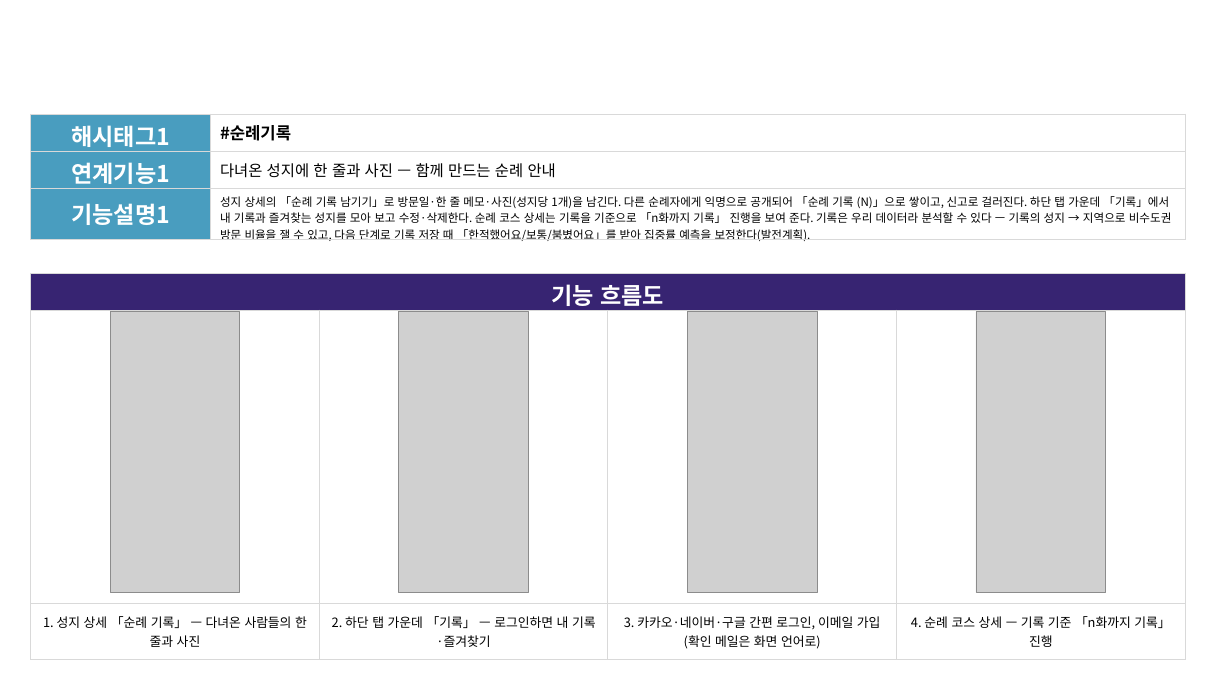
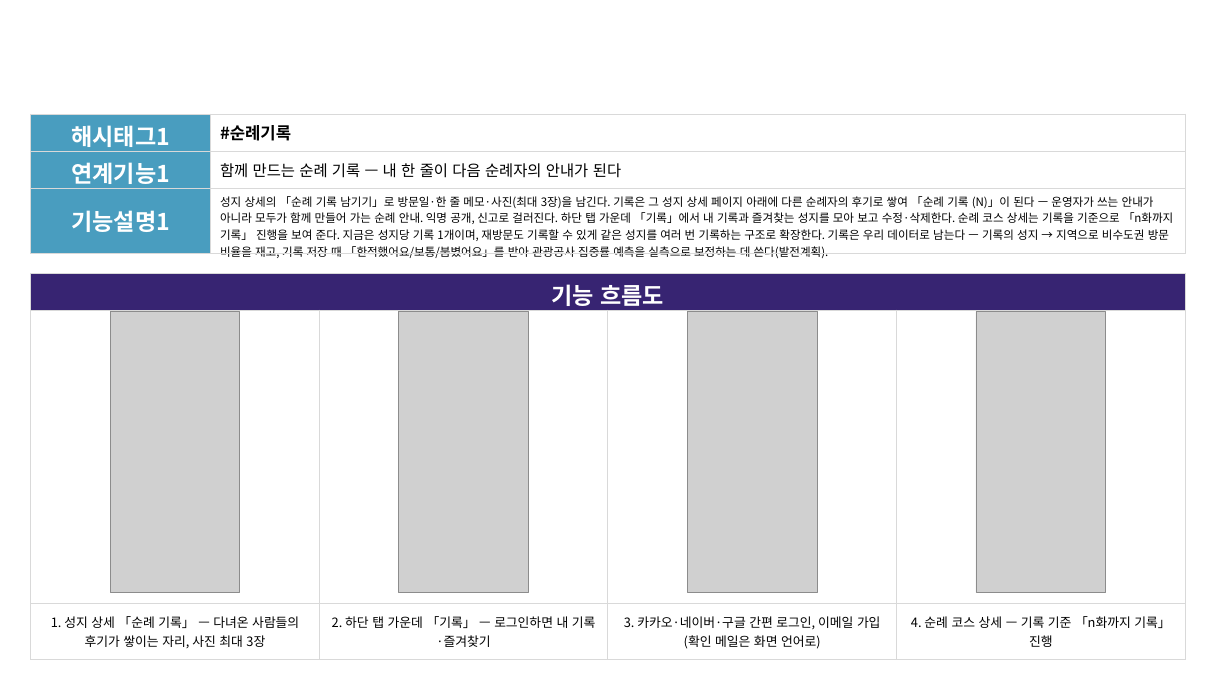
Before and after one commit to linkcontent7-huisun/visitholykorea, a slide deck: slide 8 of docs/10-product/공모전/원본-공모전제출/기능설명서_2026-09-21.pptx. Drawn at 1232x693 pixels with LibreOffice and Linux fonts; fonts in the diff are those of the drawing; grey boxes stand for pictures; background and template pictures are left out. Boxes give left, top, right and bottom in pixels: in the first picture for what was removed or moved away, otherwise in the second. Text is boxed around its words. In the diff, an @@ line names an element or a change of style, - is before the commit and + after.

```diff
--- a/docs/10-product/공모전/원본-공모전제출/기능설명서_2026-09-21.pptx
+++ b/docs/10-product/공모전/원본-공모전제출/기능설명서_2026-09-21.pptx
@@ table at bbox=[30, 115, 1186, 262] @@
-row 2, column 2: 다녀온 성지에 한 줄과 사진 — 함께 만드는 순례 안내
+row 2, column 2: 함께 만드는 순례 기록 — 내 한 줄이 다음 순례자의 안내가 된다
-row 3, column 2: 성지 상세의 「순례 기록 남기기」로 방문일·한 줄 메모·사진(성지당 1개)을 남긴다. 다른 순례자에게 익명으로 공개되어 「순례 기록 (N)」으로 쌓이고, 신고로 걸러진다. 하단 탭 가운데 「기록」에서 내 기록과 즐겨찾는 성지를 모아 보고 수정·삭제한다. 순례 코스 상세는 기록을 기준으로 「n화까지 기록」 진행을 보여 준다. 기록은 우리 데이터라 분석할 수 있다 — 기록의 성지 → 지역으로 비수도권 방문 비율을 잴 수 있고, 다음 단계로 기록 저장 때 「한적했어요/보통/붐볐어요」를 받아 집중률 예측을 보정한다(발전계획).
+row 3, column 2: 성지 상세의 「순례 기록 남기기」로 방문일·한 줄 메모·사진(최대 3장)을 남긴다. 기록은 그 성지 상세 페이지 아래에 다른 순례자의 후기로 쌓여 「순례 기록 (N)」이 된다 — 운영자가 쓰는 안내가 아니라 모두가 함께 만들어 가는 순례 안내. 익명 공개, 신고로 걸러진다. 하단 탭 가운데 「기록」에서 내 기록과 즐겨찾는 성지를 모아 보고 수정·삭제한다. 순례 코스 상세는 기록을 기준으로 「n화까지 기록」 진행을 보여 준다. 지금은 성지당 기록 1개이며, 재방문도 기록할 수 있게 같은 성지를 여러 번 기록하는 구조로 확장한다. 기록은 우리 데이터로 남는다 — 기록의 성지 → 지역으로 비수도권 방문 비율을 재고, 기록 저장 때 「한적했어요/보통/붐볐어요」를 받아 관광공사 집중률 예측을 실측으로 보정하는 데 쓴다(발전계획).
@@ table at bbox=[30, 274, 1184, 656] @@
-row 3, column 1: 1. 성지 상세 「순례 기록」 — 다녀온 사람들의 한 줄과 사진
+row 3, column 1: 1. 성지 상세 「순례 기록」 — 다녀온 사람들의 후기가 쌓이는 자리, 사진 최대 3장
```
Also in this commit, not shown: 10 other slides changed, 3 other files.
